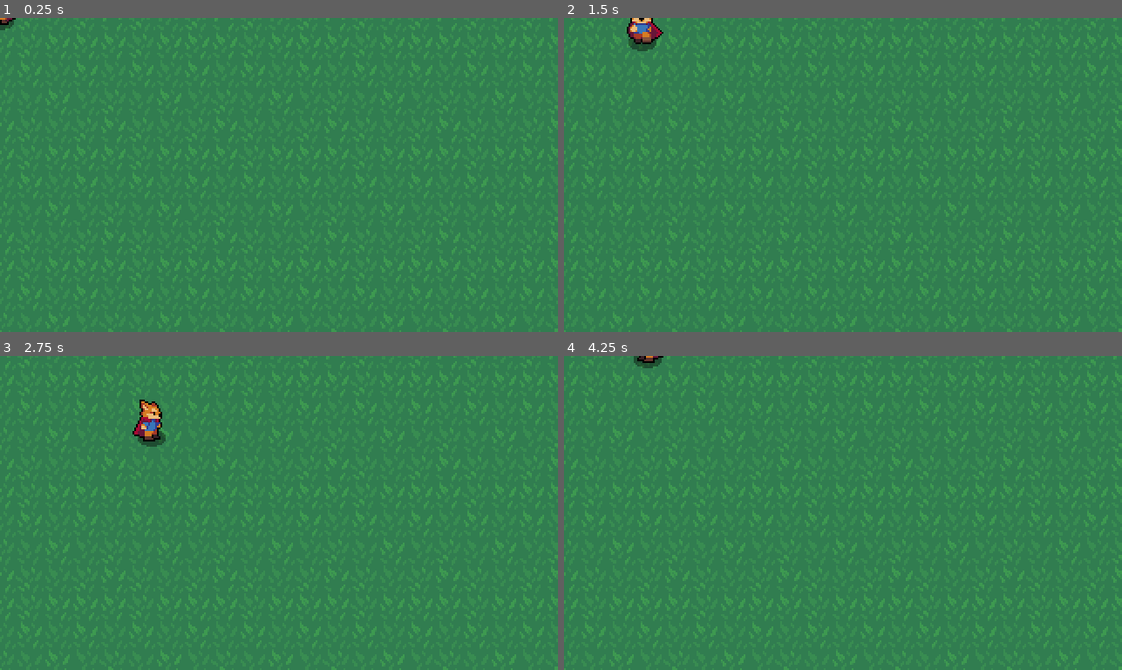
Above: before the commit, frames 1-4 (two rows, left to right).
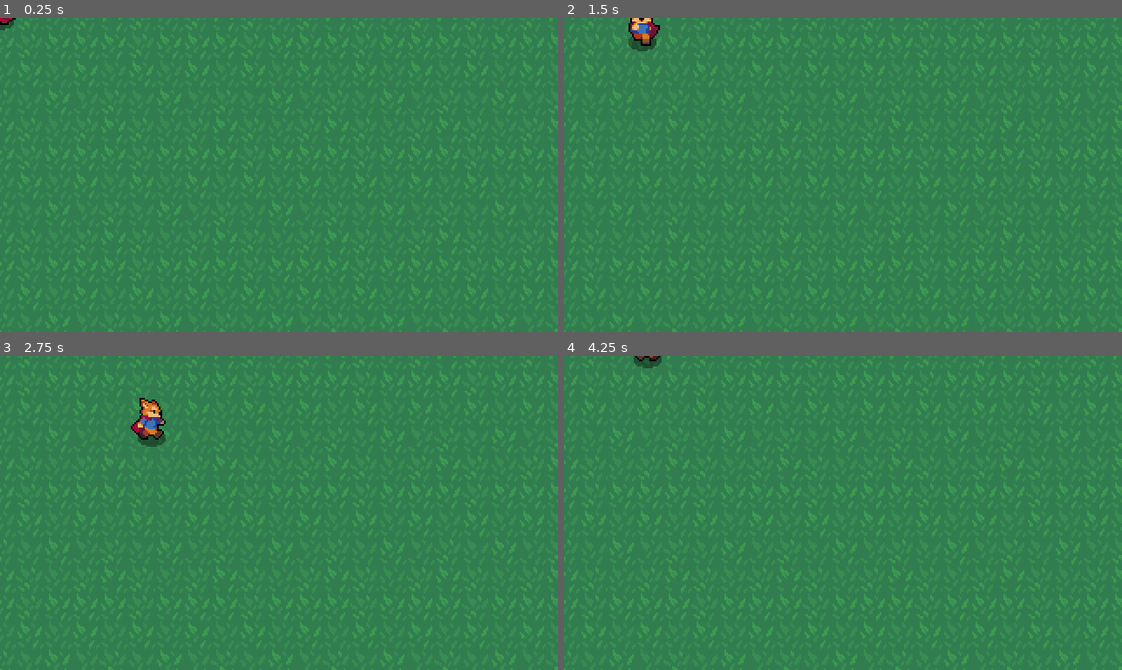
Above: after the commit, the same moments.

Repository: vinibeloni/godot-4
Game: Godot game, scene res://world/World.tscn
Two runs of this game, one before a commit and one after it. Both use one fixed random seed, a clock stepped at 60 frames per second and the inputs below.
Inputs:
- Up to frame 1 (0.25 s): no input
- Up to frame 2 (1.5 s): tap Enter at 0.5 s; hold Right (ui_right) 0.53-1.28 s; hold Down (ui_down) from 1.28 s (still down)
- Up to frame 3 (2.75 s): release Down (ui_down) at 2.03 s; hold Right (ui_right) from 2.03 s (still down)
- Up to frame 4 (4.25 s): release Right (ui_right) at 2.78 s; hold Up (ui_up) 2.78-3.53 s; hold Left (ui_left) from 3.53 s (still down)

The runs differ from the first frame. In frame 1, less than 0.1% of the frame differs, in the area x 0-3%, y 0-2%; in frame 2, 0.2%; in frame 3, 0.4%, in the area x 23-30%, y 13-28%; in frame 4, less than 0.1%.

Commit message:
organize scripts

Diff:
--- /dev/null
+++ b/movement/Animations.gd
@@ -0,0 +1,28 @@
+class_name Animations
+extends Node
+
+@export var _animation_tree: AnimationTree
+@export var looking_position = Vector2.ZERO
+
+var _looking_position = Vector2.ZERO
+var _animation_state: AnimationNodeStateMachinePlayback
+
+func _ready() -> void:
+  _animation_tree.active = true
+  _animation_state = _animation_tree["parameters/playback"]
+
+func play(state: String, update_direction = false) -> void:
+  _set_animations_position()
+
+  if update_direction:
+    _looking_position = looking_position
+
+  _animation_state.travel(state)
+
+# to make it generic just add an array with all parameters(animations)
+func _set_animations_position() -> void:
+  _set_blend_position("idle")
+  _set_blend_position("walk")
+
+func _set_blend_position(animationName: String) -> void:
+  _animation_tree["parameters/%s/blend_position" % animationName] = _looking_position
--- /dev/null
+++ b/movement/Animations.tscn
@@ -0,0 +1,6 @@
+[gd_scene load_steps=2 format=3 uid="uid://d3u88p66qgvsr"]
+
+[ext_resource type="Script" path="res://movement/Animations.gd" id="1_4qimd"]
+
+[node name="Animations" type="Node2D"]
+script = ExtResource("1_4qimd")
--- /dev/null
+++ b/movement/Movement.gd
@@ -0,0 +1,13 @@
+extends Node2D
+
+@export var body: CharacterBody2D
+@export var looking_position: Vector2
+
+func execute():
+  body.move_and_collide(body.velocity)
+
+func accelerate():
+  body.velocity = looking_position
+
+func stop():
+  body.velocity = Vector2.ZERO
--- /dev/null
+++ b/movement/Movement.tscn
@@ -0,0 +1,6 @@
+[gd_scene load_steps=2 format=3 uid="uid://dcj45xqvboxyt"]
+
+[ext_resource type="Script" path="res://movement/Movement.gd" id="1_qeflw"]
+
+[node name="Movement" type="Node2D"]
+script = ExtResource("1_qeflw")
--- a/player/Player.gd
+++ b/player/Player.gd
@@ -1,35 +1,21 @@
 extends CharacterBody2D
 
-@onready var animation_tree = $AnimationTree
+@onready var _animations = $Animations
+@onready var _movement = $Movement
 
 var input = Vector2.ZERO
 
-func _ready():
-    animation_tree.active = true
+func _physics_process(_delta):
+  input = Input.get_vector("ui_left", "ui_right", "ui_up", "ui_down")
 
-func _physics_process(delta):
-    input = Input.get_vector("ui_left", "ui_right", "ui_up", "ui_down")
+  _animations.looking_position = input
+  _movement.looking_position = input
 
-    if input != Vector2.ZERO:
-        velocity = input
-        _set_walking(true)
-        _set_animations_position()
-    else:
-        velocity = Vector2.ZERO
-        _set_walking(false)
+  if input != Vector2.ZERO:
+    _movement.accelerate()
+    _animations.play("walk", true)
+  else:
+    _movement.stop()
+    _animations.play("idle")
 
-    move_and_collide(velocity)
-
-func _set_walking(value):
-    _set_animation_parameters("is_walking", value)
-    _set_animation_parameters("idle", not value)
-
-func _set_animations_position():
-  _set_blend_position("idle")
-  _set_blend_position("walk")
-
-func _set_blend_position(animationName: String) -> void:
-  animation_tree["parameters/{0}/blend_position".format([animationName])] = input
-
-func _set_animation_parameters(name: String, value: bool) -> void:
-    animation_tree["parameters/conditions/{0}".format([name])] = value
+  _movement.execute()
--- a/player/Player.tscn
+++ b/player/Player.tscn
@@ -1,8 +1,10 @@
-[gd_scene load_steps=29 format=3 uid="uid://cr4itypudqu1q"]
+[gd_scene load_steps=31 format=3 uid="uid://cr4itypudqu1q"]
 
 [ext_resource type="Texture2D" uid="uid://ruhthtrcriyc" path="res://assets/Player/Player.png" id="1_7sho0"]
 [ext_resource type="Script" path="res://player/Player.gd" id="1_vmer0"]
 [ext_resource type="Texture2D" uid="uid://bkoxccp417pe7" path="res://assets/Shadows/MediumShadow.png" id="2_7stob"]
+[ext_resource type="PackedScene" uid="uid://d3u88p66qgvsr" path="res://movement/Animations.tscn" id="4_mq07g"]
+[ext_resource type="PackedScene" uid="uid://dcj45xqvboxyt" path="res://movement/Movement.tscn" id="5_qprp4"]
 
 [sub_resource type="CapsuleShape2D" id="CapsuleShape2D_i5ooa"]
 radius = 4.0
@@ -10,6 +12,18 @@
 
 [sub_resource type="Animation" id="Animation_pta4x"]
 length = 0.001
+tracks/0/type = "value"
+tracks/0/imported = false
+tracks/0/enabled = true
+tracks/0/path = NodePath("Sprite:frame")
+tracks/0/interp = 1
+tracks/0/loop_wrap = true
+tracks/0/keys = {
+"times": PackedFloat32Array(0),
+"transitions": PackedFloat32Array(1),
+"update": 1,
+"values": [18]
+}
 
 [sub_resource type="Animation" id="Animation_w3x53"]
 resource_name = "idle_down"
@@ -89,7 +103,7 @@
 "times": PackedFloat32Array(0, 0.1, 0.2, 0.3, 0.4, 0.5),
 "transitions": PackedFloat32Array(1, 1, 1, 1, 1, 1),
 "update": 1,
-"values": [18, 19, 20, 21, 22, 23]
+"values": [19, 20, 21, 22, 23, 18]
 }
 
 [sub_resource type="Animation" id="Animation_tpskw"]
@@ -106,7 +120,7 @@
 "times": PackedFloat32Array(0, 0.1, 0.2, 0.3, 0.4, 0.5),
 "transitions": PackedFloat32Array(1, 1, 1, 1, 1, 1),
 "update": 1,
-"values": [12, 13, 14, 15, 16, 17]
+"values": [13, 14, 15, 16, 17, 12]
 }
 
 [sub_resource type="Animation" id="Animation_6dy5a"]
@@ -123,7 +137,7 @@
 "times": PackedFloat32Array(0, 0.1, 0.2, 0.3, 0.4, 0.5),
 "transitions": PackedFloat32Array(1, 1, 1, 1, 1, 1),
 "update": 1,
-"values": [0, 1, 2, 3, 4, 5]
+"values": [1, 2, 3, 4, 5, 0]
 }
 
 [sub_resource type="Animation" id="Animation_7jptv"]
@@ -140,7 +154,7 @@
 "times": PackedFloat32Array(0, 0.1, 0.2, 0.3, 0.4, 0.5),
 "transitions": PackedFloat32Array(1, 1, 1, 1, 1, 1),
 "update": 1,
-"values": [6, 7, 8, 9, 10, 11]
+"values": [7, 8, 9, 10, 11, 6]
 }
 
 [sub_resource type="AnimationLibrary" id="AnimationLibrary_qku82"]
@@ -257,3 +271,9 @@
 parameters/conditions/is_walking = false
 parameters/idle/blend_position = Vector2(0.0302414, 0.0620178)
 parameters/walk/blend_position = Vector2(-0.000254154, -0.00979233)
+
+[node name="Animations" parent="." node_paths=PackedStringArray("_animation_tree") instance=ExtResource("4_mq07g")]
+_animation_tree = NodePath("../AnimationTree")
+
+[node name="Movement" parent="." node_paths=PackedStringArray("body") instance=ExtResource("5_qprp4")]
+body = NodePath("..")
